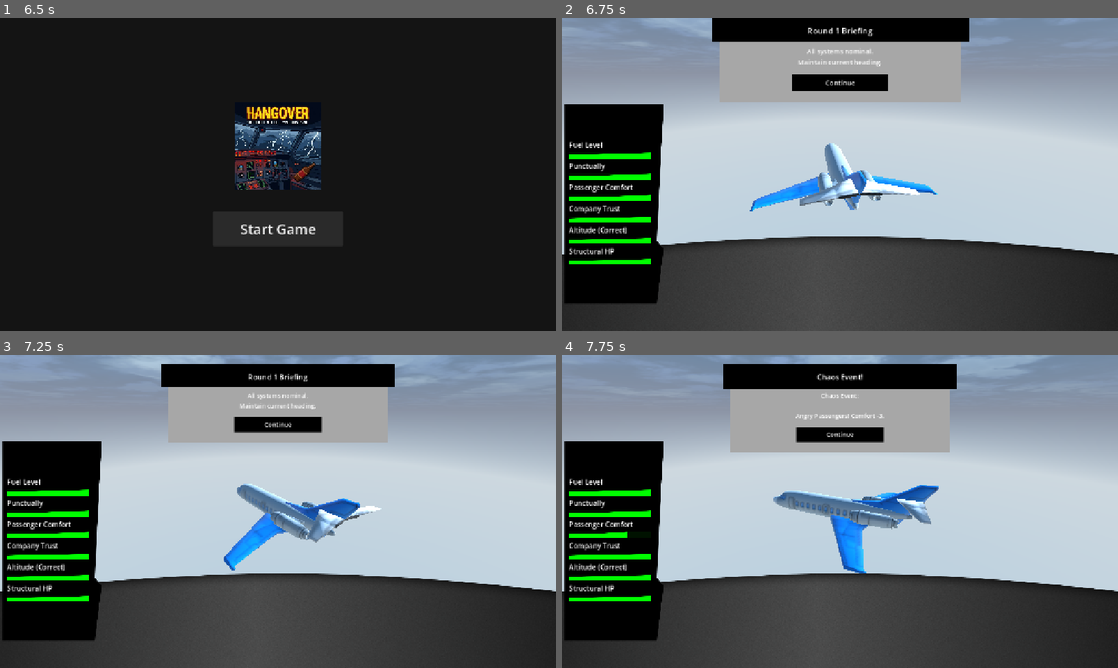
Above: before the commit, frames 1-4 (two rows, left to right).
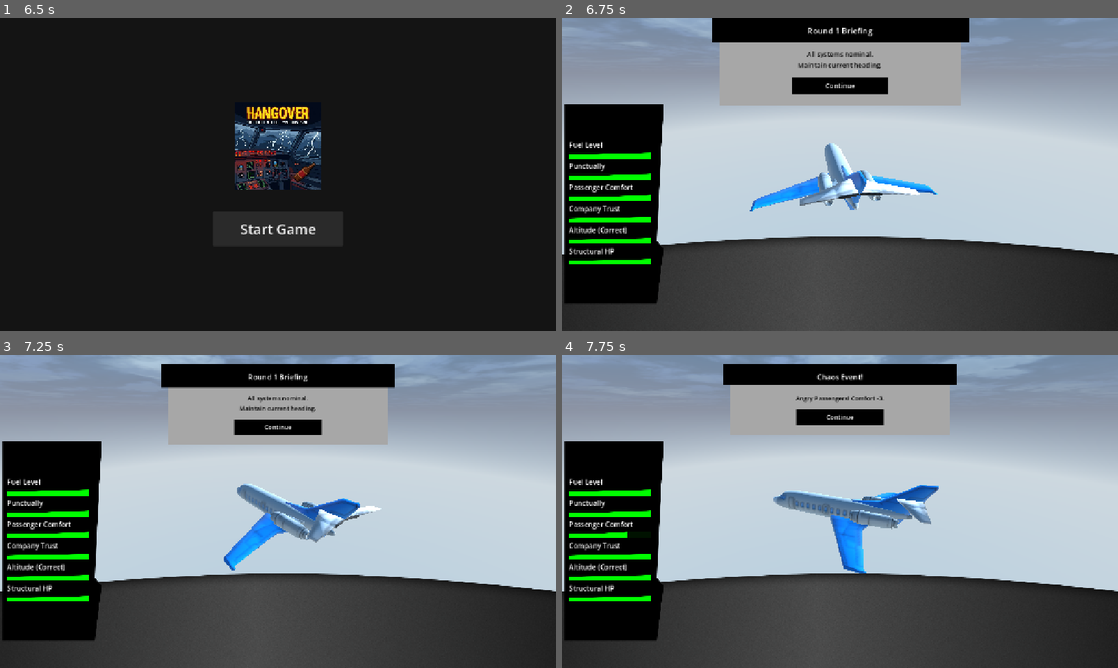
Above: after the commit, the same moments.

Repository: Mafiagafo/Ressaca-GameJam2026-Godot
Game: Godot game, scene res://Scenes/LoadingLogo.tscn
The game is run twice, just before and just after one commit, with the same random seed, the same clock (stepped at 60 frames per second) and the same inputs.
Inputs (mouse positions are in pixels of both pictures, inside the frame that each line leads up to):
- Up to frame 1 (6.5 s): tap Enter at 0.5, 3.5 s; move the mouse to (400, 158) at 0.52 s; click (400, 158) at 0.67 s; move the mouse to (166, 190) at 1.27 s; click (166, 190) at 1.42 s; move the mouse to (333, 105) at 2.02 s; click (333, 105) at 2.17 s; tap Space at 2.75, 4.25 s; move the mouse to (250, 237) at 2.77 s; click (250, 237) at 2.92 s; move the mouse to (444, 221) at 3.52 s; click (444, 221) at 3.67 s; move the mouse to (111, 127) at 4.27 s; click (111, 127) at 4.42 s; move the mouse to (305, 174) at 5.02 s; click (305, 174) at 5.17 s; move the mouse to (194, 96) at 5.77 s; click (194, 96) at 5.92 s
- Up to frame 2 (6.75 s): click "Start Game" at 6.5 s
- Up to frame 3 (7.25 s): no input
- Up to frame 4 (7.75 s): click "Continue" at 7.25 s

Frame 1 is identical in both runs. In frame 2, 1.5% of the frame differs, in the area x 27-74%, y 7-28%; in frame 3, 1.2%; in frame 4, 4.1%, in the area x 29-71%, y 9-32%.

Commit message:
feat: Introduce UI manager for displaying game state, handling actions, and dynamic messages, along with a new game loop.

Diff:
--- a/Scripts/game_loop.gd
+++ b/Scripts/game_loop.gd
@@ -112,7 +112,7 @@
 	var chaos_roll = pool[0]
 	round_context.past_chaos_events.append(chaos_roll)
 
-	var msg = "Chaos Event:\n\n"
+	var msg = ""
 	if chaos_roll == 0:
 		msg += "Turbulence! Altitude -3."
 		GameState.correct_altitude -= 3.0
--- a/Scripts/ui_manager.gd
+++ b/Scripts/ui_manager.gd
@@ -35,8 +35,8 @@
 	"stabilize": "res://Assets/UI/icons/Stabilize struct.png",
 	"smooth_flight": "res://Assets/UI/icons/Smooth Flight.png",
 	"calming_ad": "res://Assets/UI/icons/Calming ad.png",
-	"keep_schedule": "res://Assets/UI/icons/Keep schedule.png",
-	"report_delay": "res://Assets/UI/icons/Report Delay.png",
+	"keep_schedule": "res://Assets/UI/icons/Keep schedule - Transparent.png",
+	"report_delay": "res://Assets/UI/icons/Report Delay - Transparent.png",
 }
 
 # Maps button node name -> action id (must align with scene button names)
@@ -178,19 +178,18 @@
 	msg_label.add_theme_font_size_override("font_size", 17)
 	inner_vbox.add_child(msg_label)
 
-	# Thin horizontal separator
-	var sep = HSeparator.new()
-	sep.add_theme_color_override("color", Color(1, 1, 1, 0.4))
-	sep.add_theme_constant_override("separation", 2)
-	inner_vbox.add_child(sep)
-
-	# Body label (white) — updated each phase via BodyLabel
+	# Invisible spacer instead of separator line
+	var spacer = Control.new()
+	spacer.custom_minimum_size = Vector2(0, 8)
+	inner_vbox.add_child(spacer)
+
+	# Body label — BLACK text (readable on the gray lower section of the panel)
 	var body_label = Label.new()
 	body_label.name = "BodyLabel"
 	body_label.text = ""
 	body_label.horizontal_alignment = HORIZONTAL_ALIGNMENT_CENTER
 	body_label.autowrap_mode = TextServer.AUTOWRAP_WORD_SMART
-	body_label.add_theme_color_override("font_color", Color(1, 1, 1, 1))
+	body_label.add_theme_color_override("font_color", Color(0, 0, 0, 1))
 	body_label.add_theme_font_size_override("font_size", 14)
 	inner_vbox.add_child(body_label)
 
Binary file added: Assets/UI/icons/Keep schedule - Transparent.png
Not shown, added: Assets/UI/icons/Keep schedule - Transparent.png.import
Binary file added: Assets/UI/icons/Report Delay - Transparent.png
Not shown, added: Assets/UI/icons/Report Delay - Transparent.png.import
